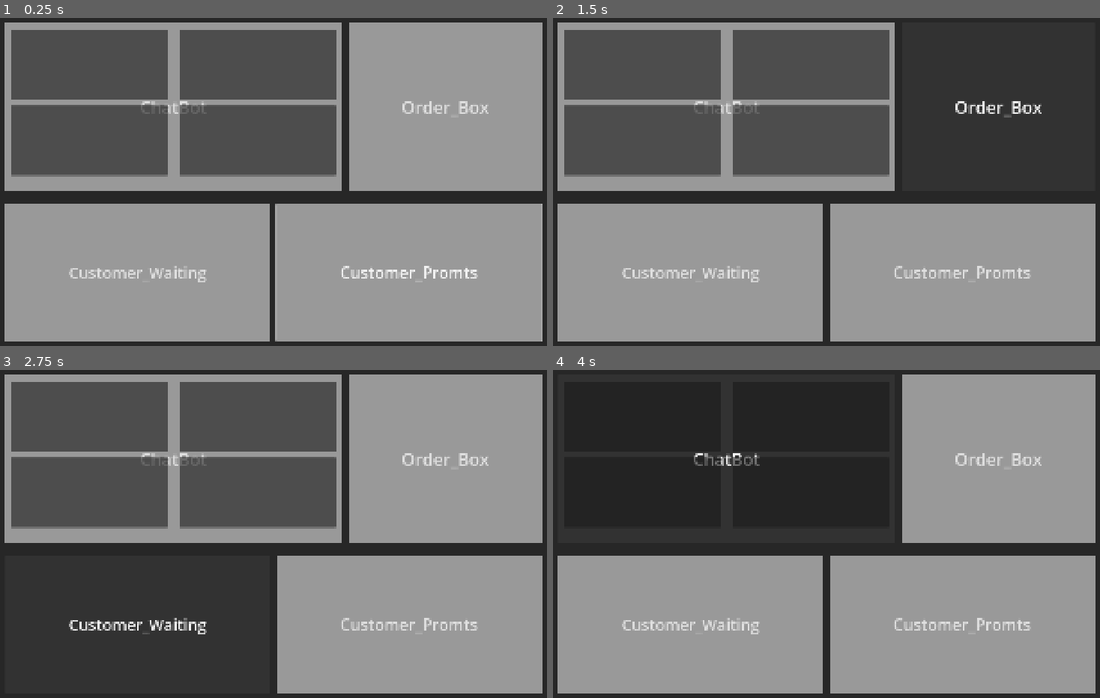
Above: before the commit, frames 1-4 (two rows, left to right).
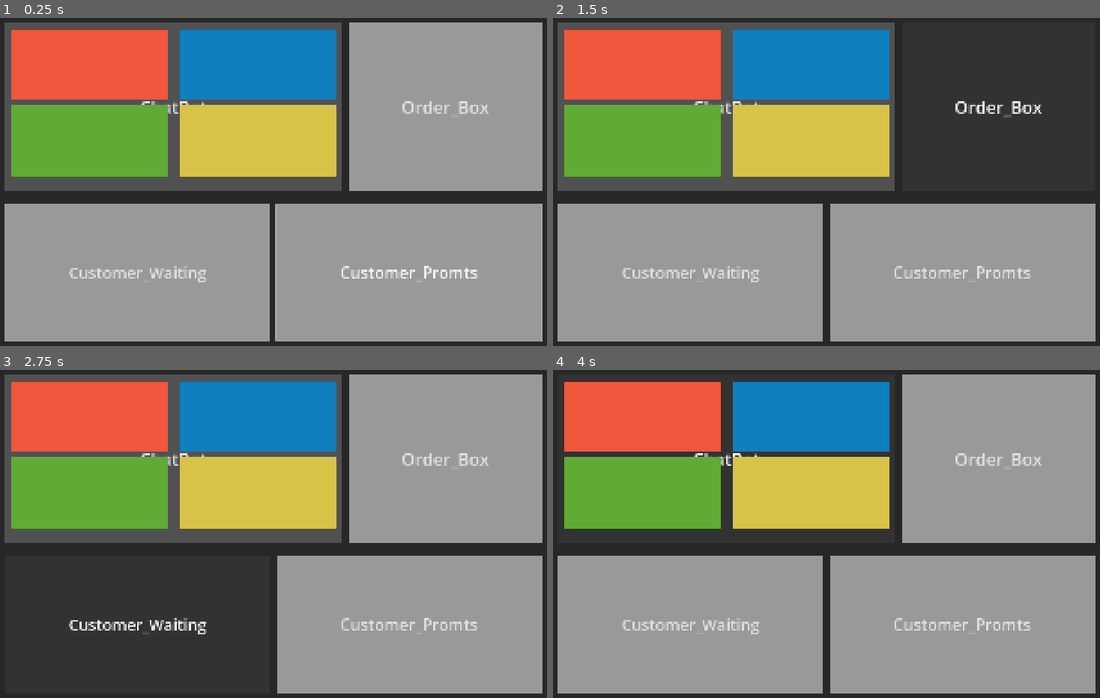
Above: after the commit, the same moments.

Repository: holloway81006/River_2501765_Glorious_Waste
Game: Godot game, scene res://Game_UI.tscn
Two runs of this game, one before a commit and one after it. Both use one fixed random seed, a clock stepped at 60 frames per second and the inputs below.
Inputs:
- Up to frame 1 (0.25 s): no input
- Up to frame 2 (1.5 s): click "ChatBot" at 0.5 s; click "Order_Box" at 1.25 s
- Up to frame 3 (2.75 s): click "Customer_Waiting" at 2 s
- Up to frame 4 (4 s): click "Customer_Promts" at 2.75 s; click "ChatBot" at 3.5 s

The runs differ from the first frame. In frame 1, 32% of the frame differs, in the area x 0-63%, y 1-53%; in frame 2, 32%; in frame 3, 32%; in frame 4, 25%.

Commit message:
colour-changes

Diff:
--- a/river-2501765-glorious-waste/Game_UI.tscn
+++ b/river-2501765-glorious-waste/Game_UI.tscn
@@ -1,11 +1,24 @@
-[gd_scene format=3 uid="uid://il2sbwb5gbm5"]
+[gd_scene load_steps=11 format=3 uid="uid://il2sbwb5gbm5"]
 
-[ext_resource type="Script" uid="uid://dqn07sv15am8b" path="res://front_button.gd" id="1_8ylsf"]
+[ext_resource type="Script" path="res://front_button.gd" id="1_8ylsf"]
 
 [sub_resource type="StyleBoxFlat" id="StyleBoxFlat_mq8gr"]
-bg_color = Color(0.15487596, 0.154876, 0.15487587, 1)
+bg_color = Color(0.154876, 0.154876, 0.154876, 1)
 
 [sub_resource type="StyleBoxFlat" id="StyleBoxFlat_uxbg7"]
+bg_color = Color(0.31802, 0.31802, 0.31802, 1)
+
+[sub_resource type="StyleBoxFlat" id="StyleBoxFlat_jns06"]
+bg_color = Color(0.94, 0.34075, 0.235, 1)
+
+[sub_resource type="StyleBoxFlat" id="StyleBoxFlat_7jhg6"]
+bg_color = Color(0.372967, 0.67, 0.201, 1)
+
+[sub_resource type="StyleBoxFlat" id="StyleBoxFlat_wu624"]
+bg_color = Color(0.0666, 0.493087, 0.74, 1)
+
+[sub_resource type="StyleBoxFlat" id="StyleBoxFlat_6sqvw"]
+bg_color = Color(0.84, 0.76496, 0.2772, 1)
 
 [sub_resource type="StyleBoxFlat" id="StyleBoxFlat_f512r"]
 
@@ -13,7 +26,7 @@
 
 [sub_resource type="StyleBoxFlat" id="StyleBoxFlat_w4jrb"]
 
-[node name="Control" type="Control" unique_id=1984954875]
+[node name="Control" type="Control"]
 layout_mode = 3
 anchors_preset = 15
 anchor_right = 1.0
@@ -21,7 +34,7 @@
 grow_horizontal = 2
 grow_vertical = 2
 
-[node name="Game" type="PanelContainer" parent="." unique_id=1559780630]
+[node name="Game" type="PanelContainer" parent="."]
 custom_minimum_size = Vector2(192, 108)
 layout_mode = 1
 anchors_preset = 15
@@ -31,7 +44,7 @@
 grow_vertical = 2
 theme_override_styles/panel = SubResource("StyleBoxFlat_mq8gr")
 
-[node name="MarginContainer" type="MarginContainer" parent="Game" unique_id=864216027]
+[node name="MarginContainer" type="MarginContainer" parent="Game"]
 layout_mode = 2
 theme_override_constants/margin_left = 100
 theme_override_constants/margin_top = 30
@@ -39,13 +52,13 @@
 theme_override_constants/margin_bottom = 30
 metadata/_edit_lock_ = true
 
-[node name="Top_Hbox" type="HBoxContainer" parent="Game/MarginContainer" unique_id=1038024904]
+[node name="Top_Hbox" type="HBoxContainer" parent="Game/MarginContainer"]
 custom_minimum_size = Vector2(160, 540)
 layout_mode = 2
 size_flags_vertical = 0
 theme_override_constants/separation = 20
 
-[node name="ChatBot_Button" type="Button" parent="Game/MarginContainer/Top_Hbox" unique_id=1789738078]
+[node name="ChatBot_Button" type="Button" parent="Game/MarginContainer/Top_Hbox"]
 custom_minimum_size = Vector2(1080, 300)
 layout_mode = 2
 size_flags_horizontal = 3
@@ -54,7 +67,7 @@
 text = "ChatBot"
 script = ExtResource("1_8ylsf")
 
-[node name="MarginContainer" type="MarginContainer" parent="Game/MarginContainer/Top_Hbox/ChatBot_Button" unique_id=1999419599]
+[node name="MarginContainer" type="MarginContainer" parent="Game/MarginContainer/Top_Hbox/ChatBot_Button"]
 custom_minimum_size = Vector2(108, 54)
 layout_mode = 1
 anchors_preset = -1
@@ -67,35 +80,39 @@
 theme_override_constants/margin_right = 20
 theme_override_constants/margin_bottom = 20
 
-[node name="VBoxContainer" type="VBoxContainer" parent="Game/MarginContainer/Top_Hbox/ChatBot_Button/MarginContainer" unique_id=64876035]
+[node name="VBoxContainer" type="VBoxContainer" parent="Game/MarginContainer/Top_Hbox/ChatBot_Button/MarginContainer"]
 custom_minimum_size = Vector2(500, 0)
 layout_mode = 2
 size_flags_horizontal = 0
 theme_override_constants/separation = 20
 
-[node name="Button" type="Panel" parent="Game/MarginContainer/Top_Hbox/ChatBot_Button/MarginContainer/VBoxContainer" unique_id=1002215627]
+[node name="Button" type="Panel" parent="Game/MarginContainer/Top_Hbox/ChatBot_Button/MarginContainer/VBoxContainer"]
 custom_minimum_size = Vector2(200, 225)
 layout_mode = 2
+theme_override_styles/panel = SubResource("StyleBoxFlat_jns06")
 
-[node name="Button2" type="Panel" parent="Game/MarginContainer/Top_Hbox/ChatBot_Button/MarginContainer/VBoxContainer" unique_id=1867876399]
+[node name="Button2" type="Panel" parent="Game/MarginContainer/Top_Hbox/ChatBot_Button/MarginContainer/VBoxContainer"]
 custom_minimum_size = Vector2(250, 225)
 layout_mode = 2
+theme_override_styles/panel = SubResource("StyleBoxFlat_7jhg6")
 
-[node name="VBoxContainer2" type="VBoxContainer" parent="Game/MarginContainer/Top_Hbox/ChatBot_Button/MarginContainer" unique_id=1881302660]
+[node name="VBoxContainer2" type="VBoxContainer" parent="Game/MarginContainer/Top_Hbox/ChatBot_Button/MarginContainer"]
 custom_minimum_size = Vector2(500, 500)
 layout_mode = 2
 size_flags_horizontal = 8
 theme_override_constants/separation = 20
 
-[node name="Button" type="Panel" parent="Game/MarginContainer/Top_Hbox/ChatBot_Button/MarginContainer/VBoxContainer2" unique_id=1503647271]
+[node name="Button" type="Panel" parent="Game/MarginContainer/Top_Hbox/ChatBot_Button/MarginContainer/VBoxContainer2"]
 custom_minimum_size = Vector2(200, 225)
 layout_mode = 2
+theme_override_styles/panel = SubResource("StyleBoxFlat_wu624")
 
-[node name="Panel" type="Panel" parent="Game/MarginContainer/Top_Hbox/ChatBot_Button/MarginContainer/VBoxContainer2" unique_id=1314653400]
+[node name="Panel" type="Panel" parent="Game/MarginContainer/Top_Hbox/ChatBot_Button/MarginContainer/VBoxContainer2"]
 custom_minimum_size = Vector2(200, 225)
 layout_mode = 2
+theme_override_styles/panel = SubResource("StyleBoxFlat_6sqvw")
 
-[node name="Order_Box_Button" type="Button" parent="Game/MarginContainer/Top_Hbox" unique_id=1546255910]
+[node name="Order_Box_Button" type="Button" parent="Game/MarginContainer/Top_Hbox"]
 custom_minimum_size = Vector2(300, 300)
 layout_mode = 2
 size_flags_horizontal = 3
@@ -104,13 +121,13 @@
 text = "Order_Box"
 script = ExtResource("1_8ylsf")
 
-[node name="Bottom_Hbox" type="HBoxContainer" parent="Game/MarginContainer" unique_id=149557983]
+[node name="Bottom_Hbox" type="HBoxContainer" parent="Game/MarginContainer"]
 custom_minimum_size = Vector2(170, 440)
 layout_mode = 2
 size_flags_vertical = 8
 theme_override_constants/separation = 20
 
-[node name="Customer_Waiting_Button" type="Button" parent="Game/MarginContainer/Bottom_Hbox" unique_id=740174097]
+[node name="Customer_Waiting_Button" type="Button" parent="Game/MarginContainer/Bottom_Hbox"]
 custom_minimum_size = Vector2(300, 300)
 layout_mode = 2
 size_flags_horizontal = 3
@@ -119,7 +136,7 @@
 text = "Customer_Waiting"
 script = ExtResource("1_8ylsf")
 
-[node name="Customer_Prompt_Box" type="Button" parent="Game/MarginContainer/Bottom_Hbox" unique_id=205695175]
+[node name="Customer_Prompt_Box" type="Button" parent="Game/MarginContainer/Bottom_Hbox"]
 custom_minimum_size = Vector2(300, 300)
 layout_mode = 2
 size_flags_horizontal = 3
--- a/river-2501765-glorious-waste/project.godot
+++ b/river-2501765-glorious-waste/project.godot
@@ -12,7 +12,7 @@
 
 config/name="River_2501765_Glorious_Waste"
 run/main_scene="uid://il2sbwb5gbm5"
-config/features=PackedStringArray("4.7", "Forward Plus")
+config/features=PackedStringArray("4.3", "Forward Plus")
 config/icon="res://icon.svg"
 
 [display]
Not shown, changed: river-2501765-glorious-waste/icon.svg.import
